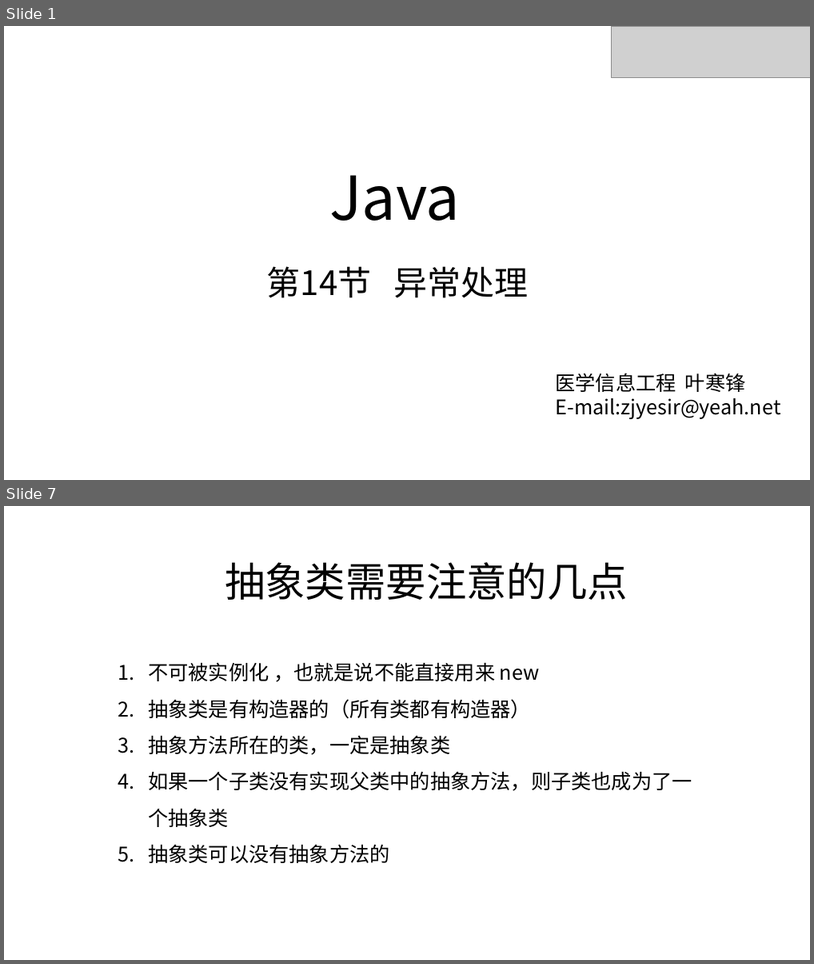
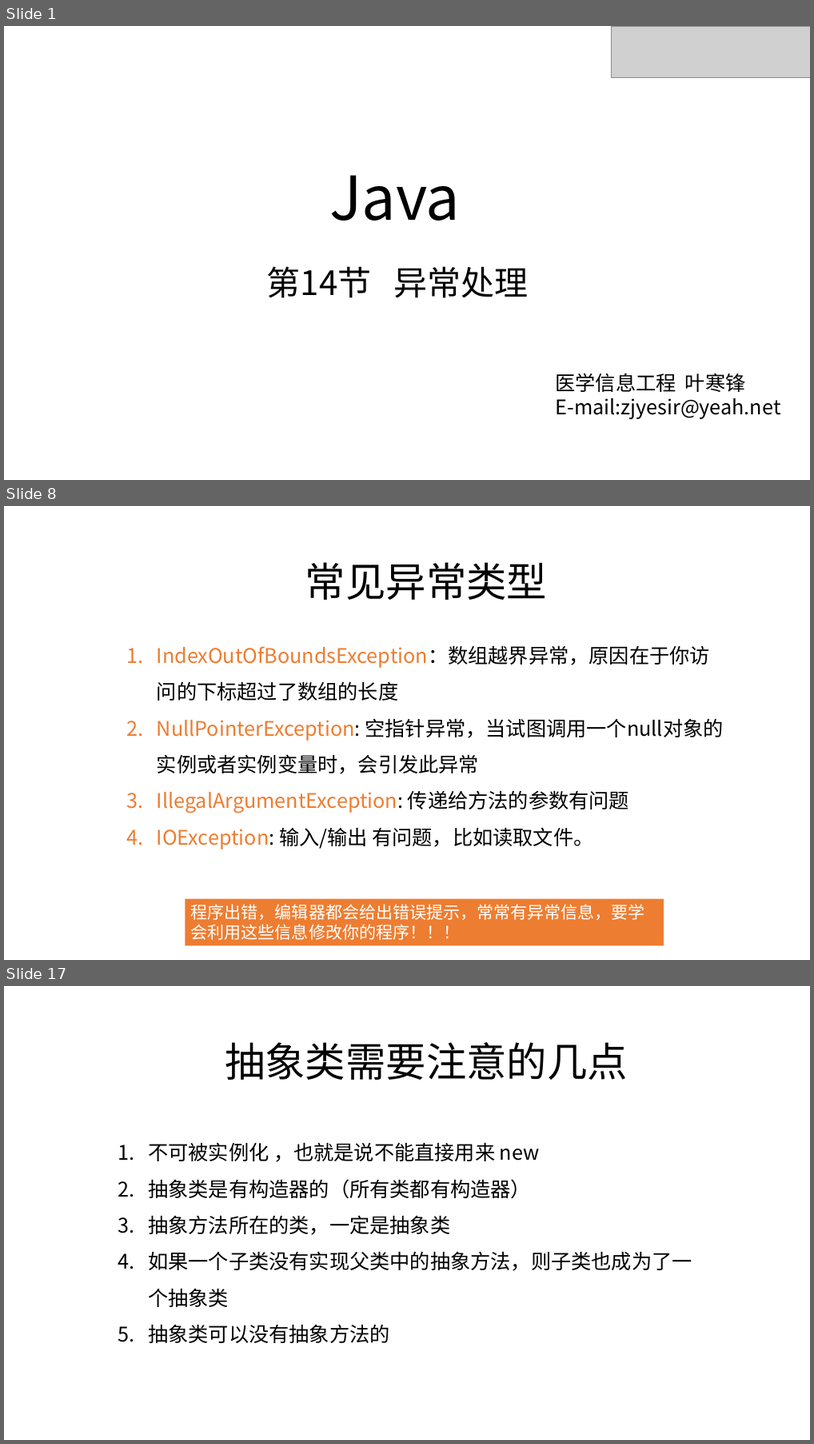
Before and after one commit to zjyesir/hmc_java_1, a slide deck: ppt/14.异常处理.pptx. Shown one above the other, each under a label of ours: slides 1 and 7 before the commit, slides 1, 8 and 17 after it; the slides between them are not shown. The pictures are 814x964 and 814x1444 pixels, drawn with LibreOffice and Linux fonts; fonts in the diff are those of the drawing; grey boxes stand for pictures; background and template pictures are left out. Boxes give left, top, right and bottom in pixels: in the first picture for what was removed or moved away, otherwise in the second. Text is boxed around its words. In the diff, an @@ line names an element or a change of style, - is before the commit and + after.

```diff
--- a/ppt/14.异常处理.pptx
+++ b/ppt/14.异常处理.pptx
@@ slide 8 added at (4,506,810,960), background picture (left out) @@
@@ text added at (306,562,547,600), 48 pt, text #000000 @@
+常见异常类型
@@ text added at (157,645,724,849), 24 pt, text #000000 @@
+1. IndexOutOfBoundsException：数组越界异常，原因在于你访问的下标超过了数组的长度
+2. NullPointerException: 空指针异常，当试图调用一个null对象的实例或者实例变量时，会引发此异常
+3. IllegalArgumentException: 传递给方法的参数有问题
+4. IOException: 输入/输出 有问题，比如读取文件。
@@ rectangle added at (185,899,664,945), fill #ED7D31, 20 pt, text #FFFFFF @@
+程序出错，编辑器都会给出错误提示，常常有异常信息，要学会利用这些信息修改你的程序！！！
@@ what was slide 7 is now slide 17 @@
```
Also in this commit, not shown: 2 slides changed, 12 other slides added, 3 slides removed, 1 other file.
